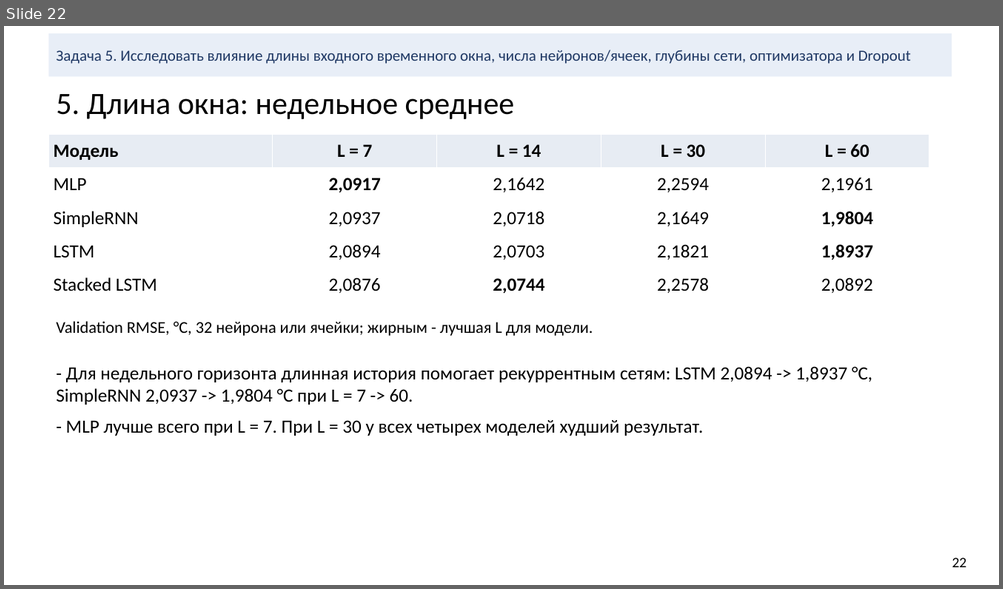
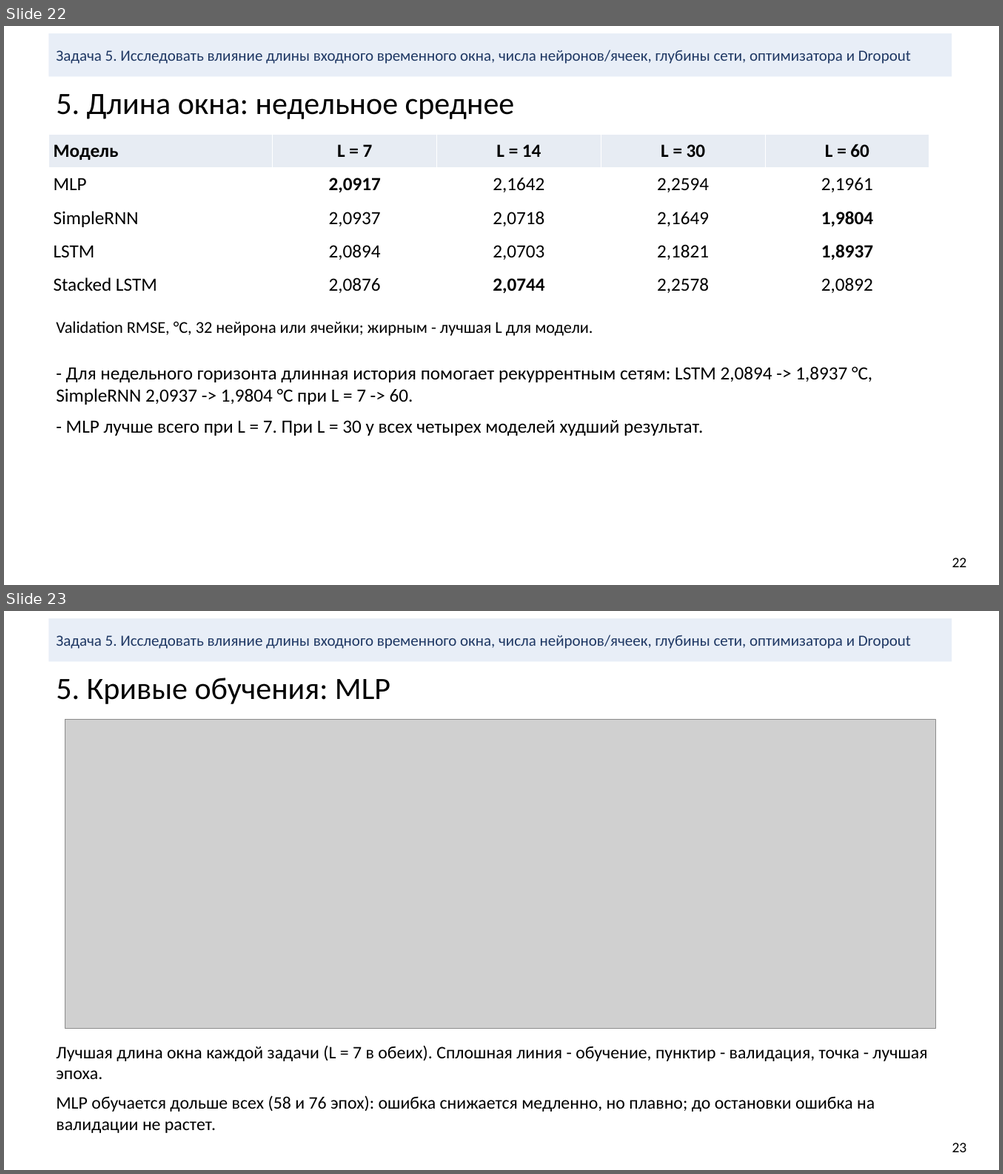
Before and after one commit to bigflyy/nn-uni, a slide deck: labs/lab2/nn-lab-2.pptx. Shown one above the other, each under a label of ours: slide 22 before the commit, slides 22 and 23 after it. The pictures are 1003x589 and 1003x1174 pixels, drawn with LibreOffice and Linux fonts; fonts in the diff are those of the drawing; grey boxes stand for pictures. Boxes give left, top, right and bottom in pixels: in the first picture for what was removed or moved away, otherwise in the second. Text is boxed around its words. In the diff, an @@ line names an element or a change of style, - is before the commit and + after.

```diff
--- a/labs/lab2/nn-lab-2.pptx
+++ b/labs/lab2/nn-lab-2.pptx
@@ slide 23 added at box(4, 611, 999, 1170), background #FFFFFF @@
@@ rectangle added at box(48, 618, 951, 662), fill #E8EEF7, 15 pt, text #1F3864 @@
+Задача 5. Исследовать влияние длины входного временного окна, числа нейронов/ячеек, глубины сети, оптимизатора и Dropout
@@ text added at box(56, 678, 390, 704), 30 pt, text #000000 @@
+5. Кривые обучения: MLP
@@ picture added at box(65, 719, 936, 1029) @@
@@ text added at box(56, 1045, 927, 1112), 17 pt, text #000000 @@
+Лучшая длина окна каждой задачи (L = 7 в обеих). Сплошная линия - обучение, пунктир - валидация, точка - лучшая эпоха.
+MLP обучается дольше всех (58 и 76 эпох): ошибка снижается медленно, но плавно; до остановки ошибка на валидации не растет.
@@ text added at box(952, 1143, 967, 1153), 14 pt, text #000000 @@
+23
```
Also in this commit, not shown: 16 slides changed, 11 other slides added, 38 other files.
